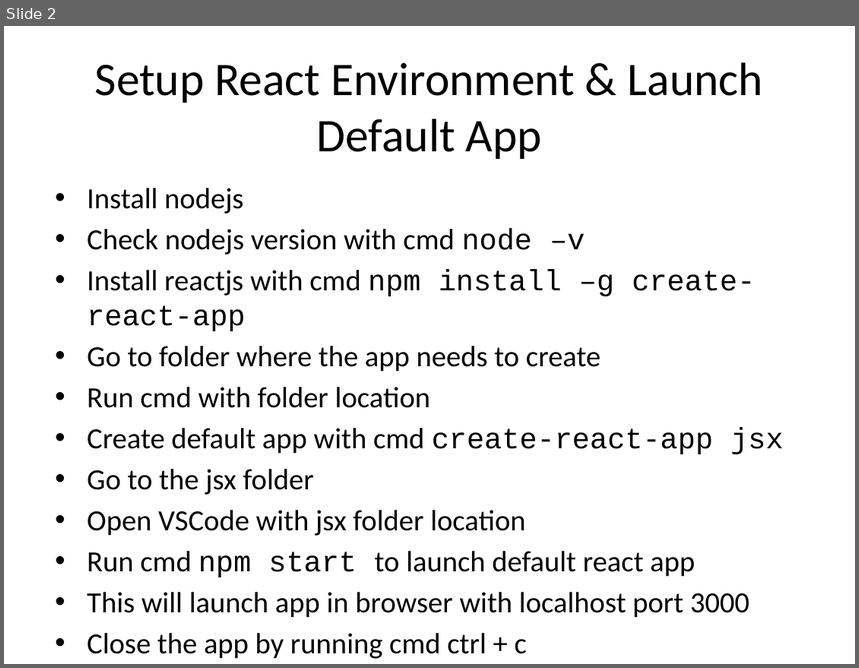
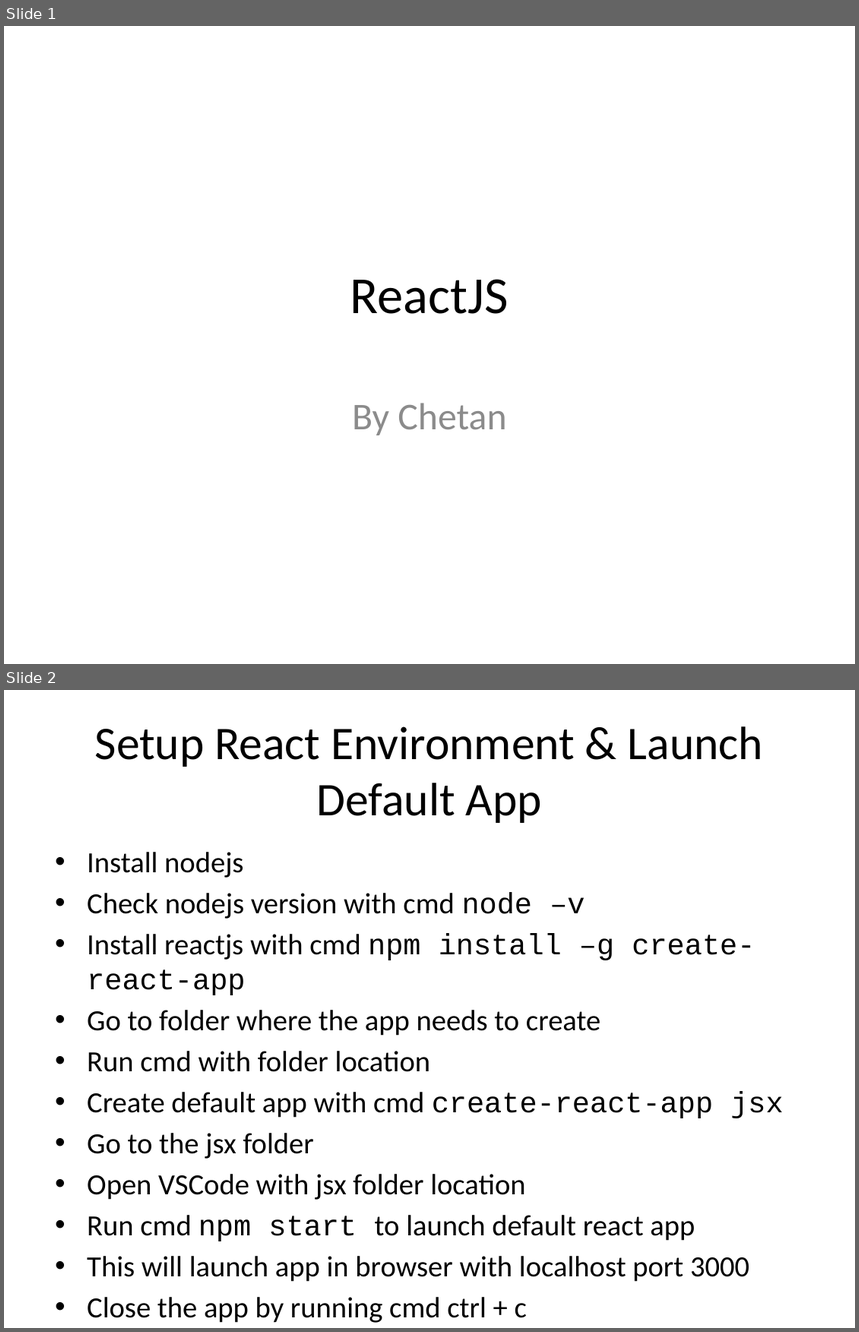
Before and after one commit to chetanbakshi/reactjs, a slide deck: reactjs.pptx. Shown one above the other, each under a label of ours: slide 2 before the commit, slides 1 and 2 after it. The pictures are 859x668 and 859x1332 pixels, drawn with LibreOffice and Linux fonts; fonts in the diff are those of the drawing. Boxes give left, top, right and bottom in pixels: in the first picture for what was removed or moved away, otherwise in the second. Text is boxed around its words. In the diff, an @@ line names an element or a change of style, - is before the commit and + after.

```diff
--- a/reactjs.pptx
+++ b/reactjs.pptx
@@ slide 1 added at box(4, 26, 855, 664), background #FFFFFF @@
@@ title added at box(351, 279, 509, 314), 44 pt, text #000000 @@
+ReactJS
@@ subtitle added at box(352, 403, 506, 436), 32 pt, text #8C8C8C @@
+By Chetan
```
Also in this commit, not shown: 1 slide changed, 1 slide removed, 11 other files.
